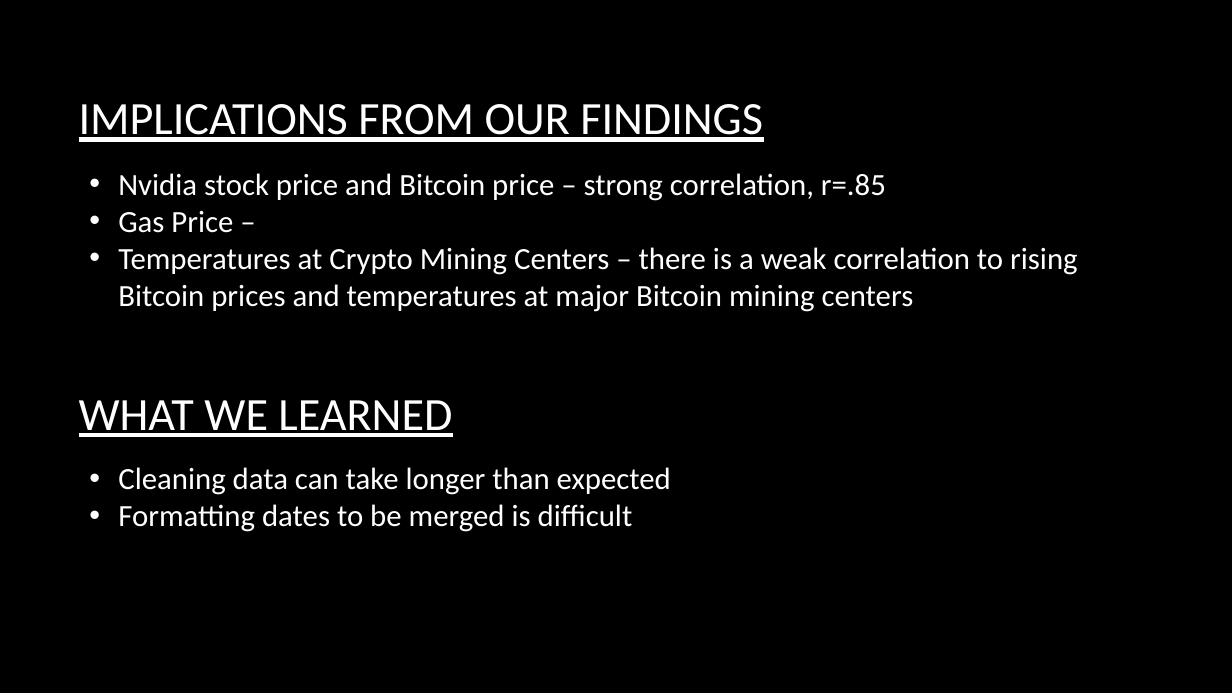
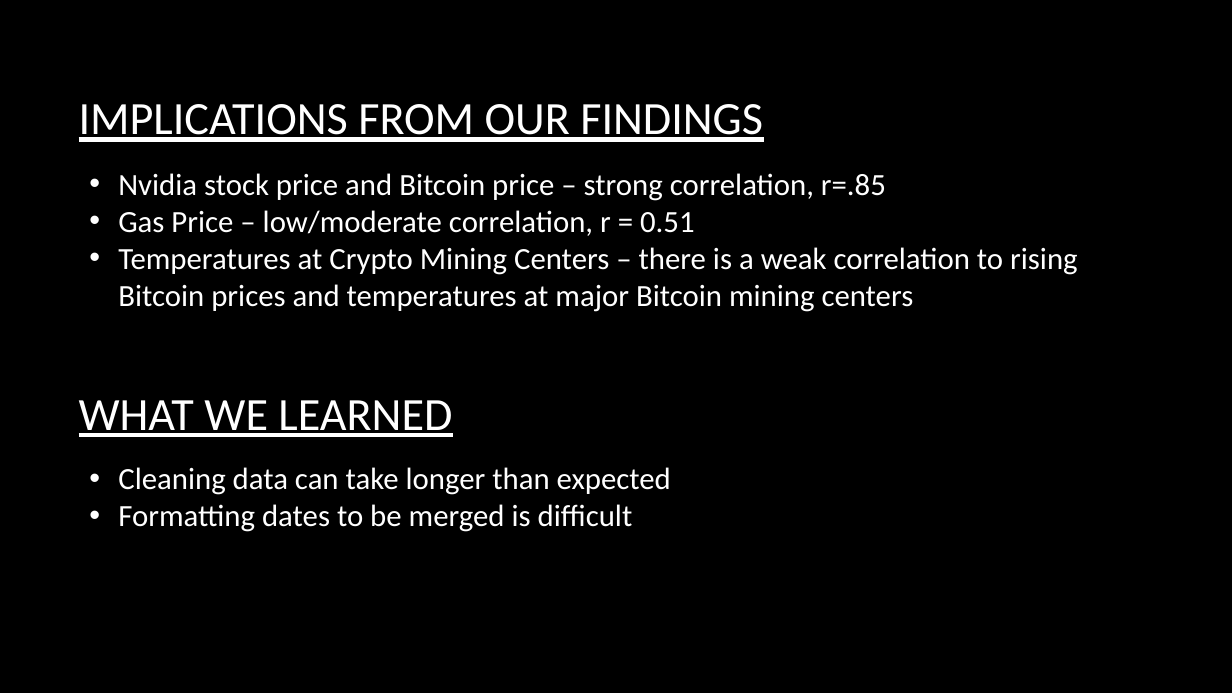
Before and after one commit to CharlotteC21/Cryptocurreny-Trend-Analysis-Group-Project, a slide deck: slide 11 of PPT Crypto Trend Group Project.pptx (slide 9 before the commit). Drawn at 1232x693 pixels with LibreOffice and Linux fonts; fonts in the diff are those of the drawing; background and template pictures are left out. Boxes give left, top, right and bottom in pixels: in the first picture for what was removed or moved away, otherwise in the second. Text is boxed around its words. In the diff, an @@ line names an element or a change of style, - is before the commit and + after.

```diff
--- a/PPT Crypto Trend Group Project.pptx
+++ b/PPT Crypto Trend Group Project.pptx
@@ text at (x1=118, y1=210, x2=695, y2=236): text changed @@
-• Gas Price –
+• Gas Price – low/moderate correlation, r = 0.51
```
Also in this commit, not shown: 3 other slides changed, 3 slides added, 1 slide removed, 6 other files.
